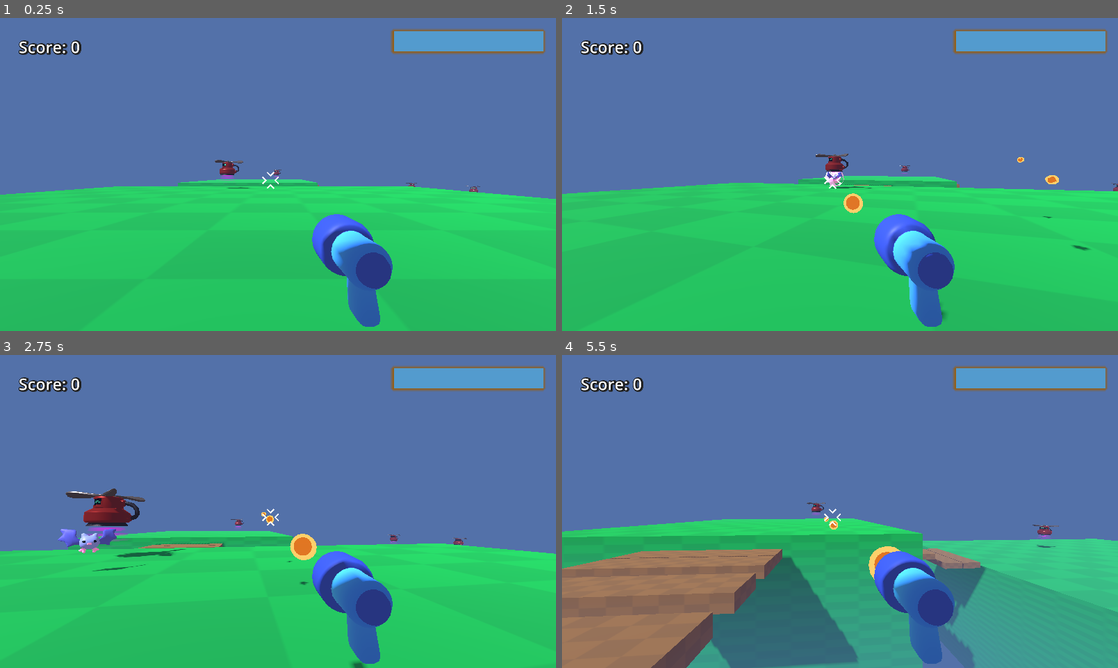
Above: before the commit, frames 1-4 (two rows, left to right).
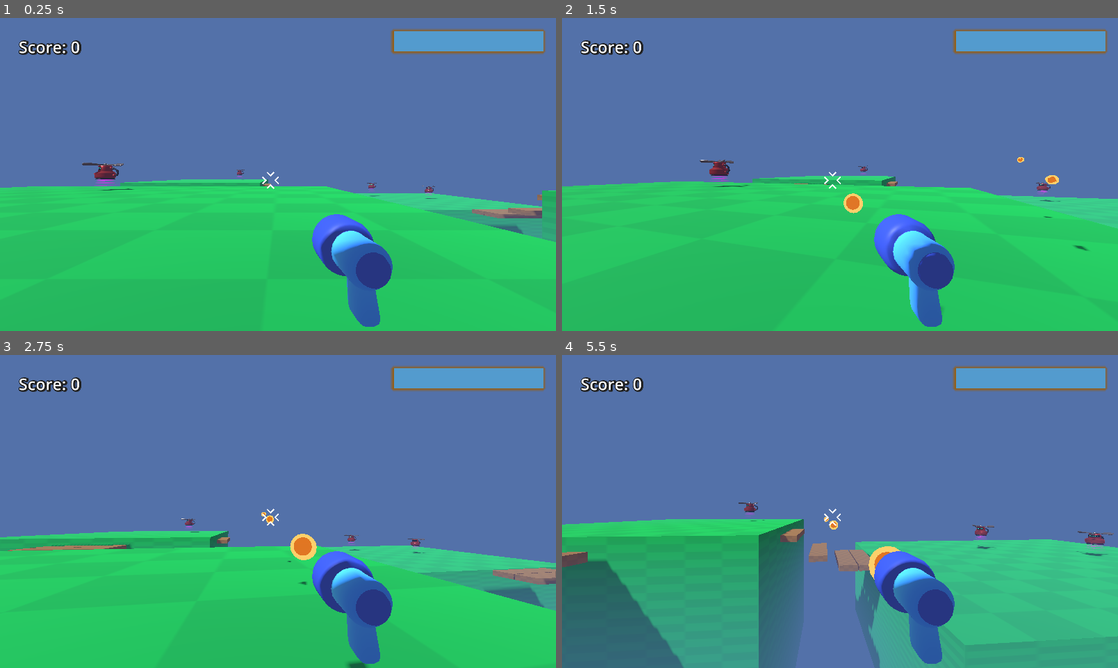
Above: after the commit, the same moments.

Repository: matheusfillipe/godot-3d-shooter
Game: Godot game, scene res://game.tscn
The game is run twice, just before and just after one commit, with the same random seed, the same clock (stepped at 60 frames per second) and the same inputs.
Inputs (mouse positions are in pixels of both pictures, inside the frame that each line leads up to):
- Up to frame 1 (0.25 s): no input
- Up to frame 2 (1.5 s): move the mouse to (867, 174) at 0.52 s; press the mouse at (867, 174) at 0.53 s; hold W (move_forward) from 0.53 s (still down); tap Space (jump) at 0.77 s; move the mouse to (812, 174) at 1.27 s; release the mouse at (812, 174) at 1.28 s; click (812, 174) at 1.35 s
- Up to frame 3 (2.75 s): keep holding W (move_forward); tap Space (jump) at 1.52 s; move the mouse to (289, 505) at 2.02 s; press the mouse at (289, 505) at 2.03 s
- Up to frame 4 (5.5 s): keep holding W (move_forward); move the mouse to (834, 517) at 2.77 s; release the mouse at (834, 517) at 2.78 s; click (834, 517) at 2.85 s; tap Space (jump) at 3.02, 3.77, 4.52 s; move the mouse to (878, 514) at 3.52 s; press the mouse at (878, 514) at 3.53 s; move the mouse to (795, 508) at 4.27 s; release the mouse at (795, 508) at 4.28 s; click (795, 508) at 4.35 s; move the mouse to (845, 511) at 5.02 s; press the mouse at (845, 511) at 5.03 s

The runs differ from the first frame. In frame 1, 4.5% of the frame differs, in the area x 0-100%, y 45-86%; in frame 2, 3.5%; in frame 3, 7.9%; in frame 4, 27%, in the area x 0-100%, y 47-100%.

Commit message:
killable spanwers

Diff:
--- a/game.tscn
+++ b/game.tscn
@@ -24,6 +24,7 @@
 ambient_light_color = Color(0.974789, 0.81366, 0.761122, 1)
 ambient_light_energy = 0.47
 tonemap_mode = 2
+glow_intensity = 0.2
 fog_enabled = true
 fog_light_color = Color(0.333656, 0.440843, 0.662061, 1)
 fog_light_energy = 0.6
@@ -55,7 +56,7 @@
 shape = SubResource("WorldBoundaryShape3D_7jktm")
 
 [node name="Player" parent="." instance=ExtResource("1_80nbo")]
-transform = Transform3D(1, 0, 0, 0, 1, 0, 0, 0, 1, 1.92647, 0, 10.7498)
+transform = Transform3D(1, 0, 0, 0, 1, 0, 0, 0, 1, 12.9633, 0, 10.7498)
 collision_layer = 3
 
 [node name="CSGBox3D" type="CSGBox3D" parent="."]
@@ -131,6 +132,12 @@
 
 [node name="CSGBox3D7" type="CSGBox3D" parent="bridge2"]
 transform = Transform3D(1.344, 0, 0, 0, 0.6, 0, 0, 0, 0.936, -4, -1.1, -18.872)
+use_collision = true
+size = Vector3(6, 1, 2)
+material = ExtResource("2_feb5d")
+
+[node name="CSGBox3D9" type="CSGBox3D" parent="bridge2"]
+transform = Transform3D(1.344, 0, 0, 0, 0.6, 0, 0, 0, 0.936, -4, -1.1, -17.0763)
 use_collision = true
 size = Vector3(6, 1, 2)
 material = ExtResource("2_feb5d")
@@ -172,8 +179,8 @@
 
 [node name="Spawners" type="Node" parent="."]
 
-[node name="MobSpawner" parent="Spawners" instance=ExtResource("4_fc0e3")]
-transform = Transform3D(1, 0, 0, 0, 1, 0, 0, 0, 1, -3.70887, 0.0828068, -11.7236)
+[node name="MobSpawner7" parent="Spawners" instance=ExtResource("4_fc0e3")]
+transform = Transform3D(1, 0, 0, 0, 1, 0, 0, 0, 1, -4.28688, -0.342263, -9.54729)
 spawn_interval = 4
 
 [node name="MobSpawner2" parent="Spawners" instance=ExtResource("4_fc0e3")]
@@ -198,11 +205,9 @@
 
 [connection signal="body_entered" from="KillPlane" to="." method="_on_kill_plane_body_entered"]
 [connection signal="died" from="Player" to="." method="_on_player_died"]
-[connection signal="mob_spawned" from="Spawners/MobSpawner" to="." method="_on_mob_spawner_mob_spawned"]
+[connection signal="mob_spawned" from="Spawners/MobSpawner7" to="." method="_on_mob_spawner_mob_spawned"]
 [connection signal="mob_spawned" from="Spawners/MobSpawner2" to="." method="_on_mob_spawner_mob_spawned"]
 [connection signal="mob_spawned" from="Spawners/MobSpawner3" to="." method="_on_mob_spawner_mob_spawned"]
 [connection signal="mob_spawned" from="Spawners/MobSpawner6" to="." method="_on_mob_spawner_mob_spawned"]
 [connection signal="mob_spawned" from="Spawners/MobSpawner4" to="." method="_on_mob_spawner_mob_spawned"]
 [connection signal="mob_spawned" from="Spawners/MobSpawner5" to="." method="_on_mob_spawner_mob_spawned"]
-
-[editable path="Spawners/MobSpawner"]
--- a/mob/bat_model.gd
+++ b/mob/bat_model.gd
@@ -4,3 +4,6 @@
 
 func hurt() -> void:
 	animation_tree.set("parameters/OneShot/request", true)
+
+func die() -> void:
+	animation_tree.set("parameters/OneShot/request", false)
--- a/mob/mob.gd
+++ b/mob/mob.gd
@@ -32,8 +32,10 @@
 		apply_central_impulse(direction * 10.0 + random_upward_force)
 		%DeathTimer.start()
 		lock_rotation = false
+		bat_model.die()
 		died.emit()
 		die_sound.play()
+		set_collision_layer_value(3, false)
 
 
 func _on_death_timer_timeout() -> void:
--- a/mob/mob.tscn
+++ b/mob/mob.tscn
@@ -1,12 +1,20 @@
-[gd_scene load_steps=6 format=3 uid="uid://uw8barblxj8t"]
+[gd_scene load_steps=8 format=3 uid="uid://uw8barblxj8t"]
 
 [ext_resource type="Script" uid="uid://bwy3pewuyutx1" path="res://mob/mob.gd" id="1_6jlfs"]
 [ext_resource type="PackedScene" uid="uid://ctvsvu355yk54" path="res://mob/bat_model.tscn" id="1_7b8ug"]
+[ext_resource type="Texture2D" uid="uid://cl0ltj40r4enh" path="res://mob/bat/bat_model_bat_palette.png" id="3_jkfaf"]
 [ext_resource type="AudioStream" uid="uid://cq1wiwv4y2n4j" path="res://mob/mob_take_damage.wav" id="3_pirjb"]
 [ext_resource type="AudioStream" uid="uid://eq6g0rvbnoxl" path="res://mob/mob_ko.wav" id="4_mixeo"]
 
 [sub_resource type="SphereShape3D" id="SphereShape3D_6jlfs"]
 radius = 0.314781
+
+[sub_resource type="StandardMaterial3D" id="StandardMaterial3D_vcc1q"]
+resource_local_to_scene = true
+resource_name = "bat_mat"
+cull_mode = 2
+albedo_texture = ExtResource("3_jkfaf")
+roughness = 0.427273
 
 [node name="Mob" type="RigidBody3D"]
 collision_layer = 5
@@ -19,6 +27,24 @@
 
 [node name="bat_model" parent="." instance=ExtResource("1_7b8ug")]
 unique_name_in_owner = true
+
+[node name="Skeleton3D" parent="bat_model/Armature" index="0"]
+bones/0/position = Vector3(0, 0.00207587, 0)
+bones/1/rotation = Quaternion(0.16574, 0.018271, -0.592364, 0.788227)
+bones/2/rotation = Quaternion(0.0149529, 0.00662633, 0.392189, 0.919739)
+bones/3/rotation = Quaternion(-0.105571, 0.0160216, 0.302438, 0.947169)
+bones/4/rotation = Quaternion(0.16574, -0.018271, 0.592364, 0.788227)
+bones/5/rotation = Quaternion(0.0149529, -0.00662633, -0.392189, 0.919739)
+bones/6/rotation = Quaternion(-0.105571, -0.0160216, -0.302438, 0.947169)
+bones/7/position = Vector3(0.130992, -0.227392, -0.0878515)
+bones/7/rotation = Quaternion(0.261968, 0.0834552, 0.265751, 0.924005)
+bones/8/rotation = Quaternion(3.00049e-08, 0.546343, 0.837562, 2.04048e-08)
+bones/10/position = Vector3(-0.130992, -0.227392, -0.0878515)
+bones/10/rotation = Quaternion(0.261968, -0.0834552, -0.265751, 0.924005)
+bones/11/rotation = Quaternion(2.46423e-08, 0.546343, 0.837562, 4.15858e-08)
+
+[node name="bat" parent="bat_model/Armature/Skeleton3D" index="0"]
+surface_material_override/0 = SubResource("StandardMaterial3D_vcc1q")
 
 [node name="DeathTimer" type="Timer" parent="."]
 unique_name_in_owner = true
@@ -37,3 +63,5 @@
 volume_db = -5.203
 
 [connection signal="timeout" from="DeathTimer" to="." method="_on_death_timer_timeout"]
+
+[editable path="bat_model"]
--- a/mob/spawner/mob_spawner.gd
+++ b/mob/spawner/mob_spawner.gd
@@ -7,20 +7,46 @@
 
 @onready var marker_3d: Marker3D = %Marker3D
 @onready var timer: Timer = %Timer
+@onready var player = get_node("/root/Game/Player")
+@onready var mesh_instance_3d: MeshInstance3D = %MeshInstance3D
+
+@export var health = 100
+
 
 func _ready() -> void:
 	timer.wait_time = spawn_interval
+	%ProgressBar.max_value = health
+	%ProgressBar.value = health
+	mesh_instance_3d.visible = false
+
+func _process(delta: float) -> void:
+	var direction = global_position.direction_to(player.global_position)
+	mesh_instance_3d.rotation.y = Vector3.FORWARD.signed_angle_to(direction, Vector3.UP) + PI
 
 func _on_timer_timeout() -> void:
 	var new_mob = spawn_scene.instantiate()
-	add_child(new_mob)
+	var root = get_node("/root/Game")
+	root.add_child(new_mob)
 	new_mob.global_position = marker_3d.global_position
 	mob_spawned.emit(new_mob)
 
-
 func _on_area_3d_body_entered(body: Node3D) -> void:
+	mesh_instance_3d.visible = true
 	timer.start()
 	_on_timer_timeout()
 
 func _on_area_3d_body_exited(body: Node3D) -> void:
+	mesh_instance_3d.visible = false
 	timer.stop()
+
+func take_damage() -> void:
+	const SMOKE_PUFF = preload("res://mob/smoke_puff/smoke_puff.tscn")
+	health -= 4
+	%ProgressBar.value = health
+	$HurtAudio.play()
+	if health <= 0:
+		var puff = SMOKE_PUFF.instantiate()
+		var root = get_node("/root/Game")
+		root.add_child(puff)
+		puff.global_position = $spawner_model.global_position
+		queue_free()
--- a/mob/spawner/mob_spawner.tscn
+++ b/mob/spawner/mob_spawner.tscn
@@ -1,13 +1,52 @@
-[gd_scene load_steps=5 format=3 uid="uid://88dxb6q616t"]
+[gd_scene load_steps=13 format=3 uid="uid://88dxb6q616t"]
 
 [ext_resource type="Script" uid="uid://doce3bv3b01pc" path="res://mob/spawner/mob_spawner.gd" id="1_68dvk"]
 [ext_resource type="PackedScene" uid="uid://uw8barblxj8t" path="res://mob/mob.tscn" id="2_skyhy"]
 [ext_resource type="PackedScene" uid="uid://dbt0d7vk84781" path="res://mob/spawner_model.tscn" id="3_skyhy"]
+[ext_resource type="Shader" uid="uid://cdapeipyd1akd" path="res://mob/spawner/spawner_healthbar_shader.gdshader" id="4_yc5gn"]
+[ext_resource type="AudioStream" uid="uid://cq1wiwv4y2n4j" path="res://mob/mob_take_damage.wav" id="5_rc2ki"]
 
 [sub_resource type="SphereShape3D" id="SphereShape3D_skyhy"]
 radius = 20.0
 
-[node name="MobSpawner" type="Node3D"]
+[sub_resource type="ViewportTexture" id="ViewportTexture_yc5gn"]
+viewport_path = NodePath("MeshInstance3D/SubViewport")
+
+[sub_resource type="ShaderMaterial" id="ShaderMaterial_rc2ki"]
+resource_local_to_scene = true
+render_priority = 0
+shader = ExtResource("4_yc5gn")
+shader_parameter/viewport_texture = SubResource("ViewportTexture_yc5gn")
+shader_parameter/background_opacity = 0.32
+shader_parameter/glow_color = Vector3(0.5, 0, 0.19)
+shader_parameter/glow_intensity = 0.2
+
+[sub_resource type="QuadMesh" id="QuadMesh_skyhy"]
+resource_local_to_scene = true
+material = SubResource("ShaderMaterial_rc2ki")
+size = Vector2(2, 0.25)
+
+[sub_resource type="StyleBoxFlat" id="StyleBoxFlat_yc5gn"]
+bg_color = Color(0.117647, 0.282353, 0, 0)
+draw_center = false
+border_width_left = 4
+border_width_top = 20
+border_width_right = 4
+border_width_bottom = 20
+border_color = Color(0.914364, 0.633314, 0.106136, 1)
+
+[sub_resource type="StyleBoxFlat" id="StyleBoxFlat_skyhy"]
+bg_color = Color(0.985811, 0, 0.0506578, 1)
+border_width_left = 4
+border_width_top = 20
+border_width_bottom = 20
+border_color = Color(0.913725, 0.631373, 0.105882, 1)
+
+[sub_resource type="CylinderShape3D" id="CylinderShape3D_yc5gn"]
+height = 1.55
+radius = 0.8
+
+[node name="MobSpawner" type="StaticBody3D"]
 script = ExtResource("1_68dvk")
 spawn_scene = ExtResource("2_skyhy")
 
@@ -20,6 +59,7 @@
 wait_time = 2.0
 
 [node name="spawner_model" parent="." instance=ExtResource("3_skyhy")]
+unique_name_in_owner = true
 transform = Transform3D(1, 0, 0, 0, 1, 0, 0, 0, 1, 0, 2, 0)
 
 [node name="Area3D" type="Area3D" parent="."]
@@ -28,22 +68,43 @@
 [node name="CollisionShape3D" type="CollisionShape3D" parent="Area3D"]
 shape = SubResource("SphereShape3D_skyhy")
 
-[node name="SubViewport" type="SubViewport" parent="."]
+[node name="MeshInstance3D" type="MeshInstance3D" parent="."]
+unique_name_in_owner = true
+transform = Transform3D(1, 0, 0, 0, 1, 0, 0, 0, 1, 0, 4, 0)
+mesh = SubResource("QuadMesh_skyhy")
 
-[node name="ProgressBar" type="ProgressBar" parent="SubViewport"]
-anchors_preset = 8
-anchor_left = 0.5
-anchor_top = 0.5
-anchor_right = 0.5
-anchor_bottom = 0.5
-offset_left = -2.0
-offset_top = -13.5
-offset_right = 2.0
-offset_bottom = 13.5
+[node name="SubViewport" type="SubViewport" parent="MeshInstance3D"]
+transparent_bg = true
+
+[node name="ProgressBar" type="ProgressBar" parent="MeshInstance3D/SubViewport"]
+unique_name_in_owner = true
+anchors_preset = 15
+anchor_right = 1.0
+anchor_bottom = 1.0
 grow_horizontal = 2
 grow_vertical = 2
 size_flags_vertical = 4
+theme_override_styles/background = SubResource("StyleBoxFlat_yc5gn")
+theme_override_styles/fill = SubResource("StyleBoxFlat_skyhy")
+value = 50.0
+show_percentage = false
+
+[node name="CollisionShape3D" type="CollisionShape3D" parent="."]
+transform = Transform3D(1, 0, 0, 0, 1, 0, 0, 0, 1, 0, 2.175, 0)
+shape = SubResource("CylinderShape3D_yc5gn")
+debug_color = Color(0.569588, 0.0395987, 0.231257, 0.890196)
+
+[node name="HurtAudio" type="AudioStreamPlayer3D" parent="."]
+unique_name_in_owner = true
+stream = ExtResource("5_rc2ki")
+attenuation_model = 1
+volume_db = 0.65
+unit_size = 57.51
+max_db = -4.03
+pitch_scale = 1.94
 
 [connection signal="timeout" from="Timer" to="." method="_on_timer_timeout"]
 [connection signal="body_entered" from="Area3D" to="." method="_on_area_3d_body_entered"]
 [connection signal="body_exited" from="Area3D" to="." method="_on_area_3d_body_exited"]
+
+[editable path="spawner_model"]
--- /dev/null
+++ b/mob/spawner/spawner_healthbar_shader.gdshader
@@ -0,0 +1,22 @@
+shader_type spatial;
+
+uniform sampler2D viewport_texture; // hint_albedo
+uniform float background_opacity = 0.2; // hint_range(0.0, 1.0)
+uniform vec3 glow_color = vec3(1.0, 0.0, 0.0); // hint_color
+uniform float glow_intensity = 1.0; // hint_range(0.0, 10.0)
+
+void fragment() {
+    vec4 tex_color = texture(viewport_texture, UV);
+
+    // If the texture has any color, make it fully opaque
+    if (tex_color.a > 0.0) {
+        ALBEDO = tex_color.rgb;
+        ALPHA = 1.0;
+        EMISSION = glow_color * glow_intensity;
+    } else {
+        // Otherwise, render with configurable background opacity
+        ALBEDO = vec3(0.0); // Black or any desired background color
+        ALPHA = background_opacity;
+        EMISSION = vec3(0.0); // No glow for the background
+    }
+}
--- a/player/player.gd
+++ b/player/player.gd
@@ -63,11 +63,9 @@
 	%HurtTimer.start()
 	%BounceTimer.start()
 	%HurtAudio.play()
-	%HurtArea.monitoring = false
 
 
 func _on_hurt_timer_timeout() -> void:
-	%HurtArea.monitoring = true
 	if %HurtArea.has_overlapping_bodies():
 		for body in %HurtArea.get_overlapping_bodies():
 			_on_area_3d_body_entered(body)
--- a/project.godot
+++ b/project.godot
@@ -63,6 +63,7 @@
 3d_physics/layer_1="Physics"
 3d_physics/layer_2="Player"
 3d_physics/layer_3="Enemy"
+3d_physics/layer_4="Bullet"
 
 [rendering]
 
Not shown: 1 places in mob/smoke_puff/material/inner_smoke.tres that only renumber resources
Not shown: 1 places in mob/smoke_puff/material/outer_smoke.tres that only renumber resources
Not shown, added: mob/spawner/spawner_healthbar_shader.gdshader.uid
